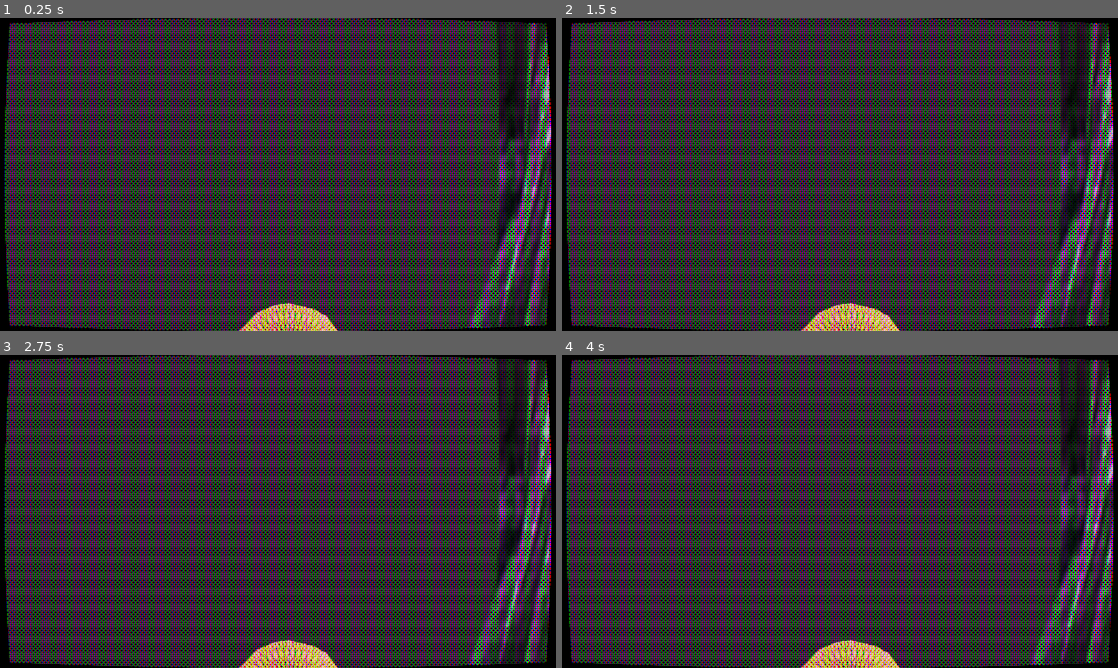
Above: before the commit, frames 1-4 (two rows, left to right).
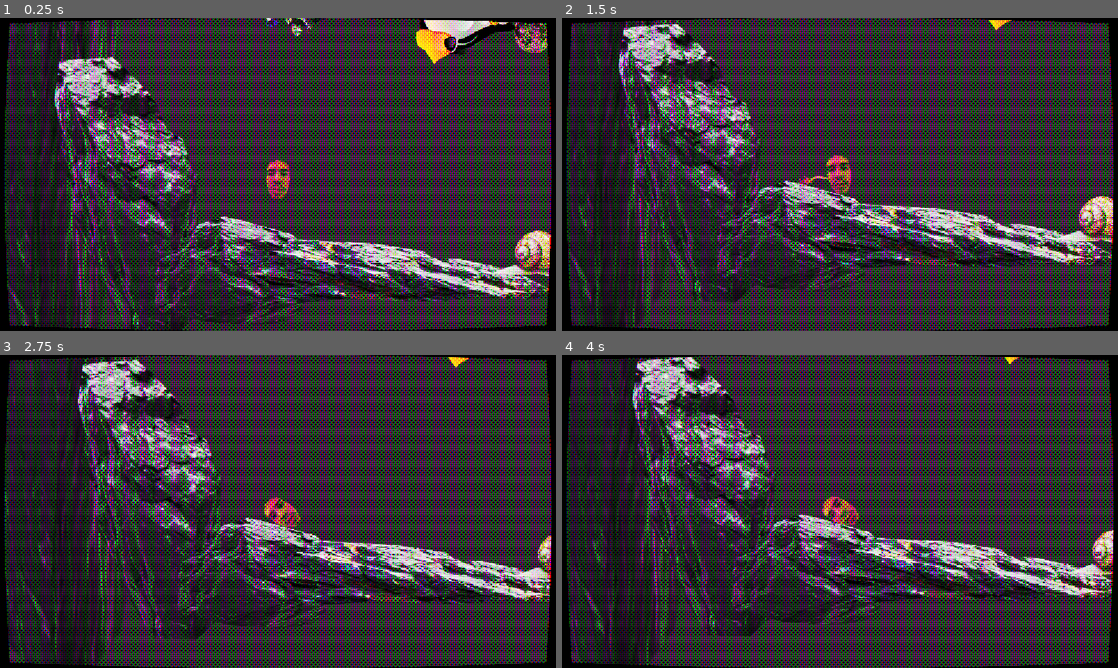
Above: after the commit, the same moments.

Repository: Integer-studio/hcgamejam-26
Game: Godot game, scene res://assets/Shaders/crt-shader.tscn
Two runs of this game, one before a commit and one after it. Both use one fixed random seed, a clock stepped at 60 frames per second and the inputs below.
Inputs (mouse positions are in pixels of both pictures, inside the frame that each line leads up to):
- Up to frame 1 (0.25 s): no input
- Up to frame 2 (1.5 s): move the mouse to (962, 158) at 0.52 s; click (962, 158) at 0.67 s; drag from (728, 190) to (812, 237) at 1.27 s
- Up to frame 3 (2.75 s): move the mouse to (333, 442) at 2.02 s; click (333, 442) at 2.17 s
- Up to frame 4 (4 s): drag from (812, 574) to (673, 464) at 2.77 s; move the mouse to (1006, 558) at 3.52 s; click (1006, 558) at 3.67 s

The runs differ from the first frame. In frame 1, 39% of the frame differs, in the area x 0-100%, y 0-100%; in frame 2, 38%; in frame 3, 41%; in frame 4, 40%.

Commit message:
the wise will know that the dusk is the brightes before dawn
Co-Authored-By: Claude Opus 5.5 <noreply@anthropic.com>

Diff:
--- a/main.tscn
+++ b/main.tscn
@@ -7,8 +7,10 @@
 [ext_resource type="PackedScene" uid="uid://cduefbjv0qnxn" path="res://assets/fg/scenes/chaozz.tscn" id="3_272bh"]
 [ext_resource type="PackedScene" uid="uid://cyf2bbvegh5a1" path="res://assets/fg/scenes/lilek.tscn" id="4_5vw27"]
 [ext_resource type="Texture2D" uid="uid://cefn8atwifxxw" path="res://assets/player/ruka-tile.png" id="4_lquwl"]
+[ext_resource type="Texture2D" uid="uid://by5nghi8n83r1" path="res://assets/player/ruka-open.png" id="5_hopen"]
 [ext_resource type="PackedScene" uid="uid://70jvn6ol2flq" path="res://assets/fg/scenes/snek.tscn" id="5_kek77"]
 [ext_resource type="PackedScene" uid="uid://cbothmhpcj7cv" path="res://assets/fg/scenes/cedule.tscn" id="6_4c57u"]
+[ext_resource type="Texture2D" uid="uid://drl7r0hgexr4v" path="res://assets/player/ruka-closed.png" id="6_hclos"]
 [ext_resource type="PackedScene" uid="uid://dro65cy4gyoro" path="res://assets/fg/scenes/pila.tscn" id="7_4c57u"]
 [ext_resource type="PackedScene" uid="uid://cc5y7d7o748mw" path="res://assets/fg/scenes/lizard.tscn" id="8_efxa6"]
 [ext_resource type="PackedScene" uid="uid://dluun7fpyvjsf" path="res://assets/fg/scenes/diamond.tscn" id="9_dg77c"]
@@ -26,8 +28,6 @@
 [ext_resource type="PackedScene" uid="uid://k43vf3fc6f5" path="res://assets/fg/scenes/mlyn.tscn" id="21_getpj"]
 [ext_resource type="PackedScene" uid="uid://daf6ppcnpkr5w" path="res://assets/fg/scenes/mesic.tscn" id="23_0odxb"]
 [ext_resource type="PackedScene" uid="uid://bi8b7x6sxxh6g" path="res://assets/fg/scenes/sun.tscn" id="24_lswn8"]
-[ext_resource type="Texture2D" uid="uid://by5nghi8n83r1" path="res://assets/player/ruka-open.png" id="5_hopen"]
-[ext_resource type="Texture2D" uid="uid://drl7r0hgexr4v" path="res://assets/player/ruka-closed.png" id="6_hclos"]
 
 [sub_resource type="PhysicsMaterial" id="PhysicsMaterial_sal4b"]
 friction = 0.4
@@ -103,11 +103,6 @@
 rotation = -3.0934112
 scale = Vector2(0.31964028, 0.579523)
 
-[node name="Camera2D" type="Camera2D" parent="." unique_id=2019903937]
-position = Vector2(2826, -2541.9998)
-rotation = 2.9568555
-scale = Vector2(0.45396182, 0.6557774)
-
 [node name="Rytir2" parent="." unique_id=1038533074 instance=ExtResource("13_2cqfq")]
 position = Vector2(2661, -1602.0002)
 rotation = -3.3263297
@@ -173,6 +168,7 @@
 
 [node name="Player" type="RigidBody2D" parent="." unique_id=1533584011]
 position = Vector2(780, 328)
+z_index = 1
 physics_material_override = SubResource("PhysicsMaterial_sal4b")
 can_sleep = false
 continuous_cd = 1
--- a/rope.gd
+++ b/rope.gd
@@ -8,9 +8,10 @@
 @onready var line: Line2D = $Line
 
 @export_group("Shot")
-@export var shoot_speed := 760.0
-@export var hand_gravity := 1100.0
+@export var shoot_speed := 850.0
+@export var hand_gravity := 500.0
 @export var max_rope_length := 450.0
+@export var retract_time := 0.2
 
 @export_group("Reel")
 @export var starting_reel_speed := 60.0
@@ -22,10 +23,11 @@
 @export var rope_stiffness := 70.0
 @export var rope_damping := 9.0
 @export var max_stretch := 45.0
-@export var rope_gravity := 330.0
-@export var loose_hand_gravity := 1100.0
+@export var rope_gravity := 150.0
+@export var loose_hand_gravity := 500.0
 @export var hand_drag_weight := 0.6
 @export_range(0.0, 1.0) var rope_friction := 0.3
+@export_range(0.0, 1.0) var rope_end_bounce := 0.1
 
 @export_group("Rules")
 @export var grab_after_rope_runs_out := true
@@ -46,6 +48,10 @@
 const DRAW_SAMPLE_COUNT := 48
 
 var is_shooting := false
+var is_retracting := false
+var shot_waiting := false
+var retract_progress := 0.0
+var retract_offsets := PackedVector2Array()
 var is_holding := false
 var rope_is_loose := false
 var rope_is_taut := false
@@ -83,21 +89,60 @@
 func _unhandled_input(event: InputEvent) -> void:
 	if event is InputEventMouseButton and event.button_index == MOUSE_BUTTON_LEFT:
 		if event.pressed:
-			if can_shoot():
-				if time_since_on_ground >= 0.1 and shots_allowed_in_air >= 0:
-					air_shots_left -= 1
-				shoot(get_global_mouse_position())
+			if is_retracting:
+				shot_waiting = true
+			else:
+				try_shoot()
 		else:
-			is_shooting = false
+			shot_waiting = false
+			start_retract()
+
+
+func try_shoot() -> void:
+	if can_shoot():
+		if time_since_on_ground >= 0.1 and shots_allowed_in_air >= 0:
+			air_shots_left -= 1
+		shoot(get_global_mouse_position())
 
 
 func _notification(what: int) -> void:
 	if what == NOTIFICATION_WM_WINDOW_FOCUS_OUT:
-		is_shooting = false
+		start_retract()
 
 
 func can_shoot() -> bool:
+	if is_retracting:
+		return false
 	return shots_allowed_in_air < 0 or time_since_on_ground < 0.1 or air_shots_left > 0
+
+
+func start_retract() -> void:
+	if not is_shooting:
+		return
+	is_shooting = false
+	is_holding = false
+	is_retracting = true
+	retract_progress = 0.0
+	var player_position := player.global_position
+	retract_offsets.resize(ROPE_POINT_COUNT + 1)
+	for i in ROPE_POINT_COUNT + 1:
+		retract_offsets[i] = rope_points[i] - player_position
+
+
+func _update_retract(delta: float) -> void:
+	retract_progress += delta / maxf(retract_time, 0.001)
+	if retract_progress >= 1.0:
+		is_retracting = false
+		if shot_waiting and Input.is_mouse_button_pressed(MOUSE_BUTTON_LEFT):
+			try_shoot()
+		shot_waiting = false
+		return
+	var remaining := 1.0 - retract_progress * retract_progress
+	var player_position := player.global_position
+	for i in ROPE_POINT_COUNT + 1:
+		rope_points[i] = player_position + retract_offsets[i] * remaining
+	wave_strength *= exp(-wave_fade_speed * delta)
+	time_since_shot += delta
 
 
 func shoot(target: Vector2) -> void:
@@ -126,6 +171,8 @@
 	_update_ground_check(delta)
 	if is_shooting:
 		_update_arm(delta)
+	elif is_retracting:
+		_update_retract(delta)
 	previous_player_position = player.global_position
 	_draw_rope()
 
@@ -198,6 +245,7 @@
 				rope_is_loose = true
 				_place_points_along_rope()
 				rope_is_taut = false
+				_absorb_rope_snap()
 			else:
 				_place_points_along_rope()
 				return
@@ -208,6 +256,20 @@
 			return
 
 	_simulate_loose_rope(delta, old_hand_position)
+
+
+func _absorb_rope_snap() -> void:
+	var player_position := player.global_position
+	for i in range(1, ROPE_POINT_COUNT + 1):
+		var outward := rope_points[i] - player_position
+		if outward.length() < 0.001:
+			continue
+		outward = outward.normalized()
+		var velocity := rope_points[i] - previous_rope_points[i]
+		var outward_speed := velocity.dot(outward)
+		if outward_speed > 0.0:
+			velocity -= outward * outward_speed * (1.0 - rope_end_bounce)
+		previous_rope_points[i] = rope_points[i] - velocity
 
 
 func _pull_player(taut_length: float, delta: float) -> void:
@@ -557,7 +619,7 @@
 
 
 func _draw_rope() -> void:
-	if not is_shooting:
+	if not is_shooting and not is_retracting:
 		line.clear_points()
 		if hand_sprite:
 			hand_sprite.visible = false
